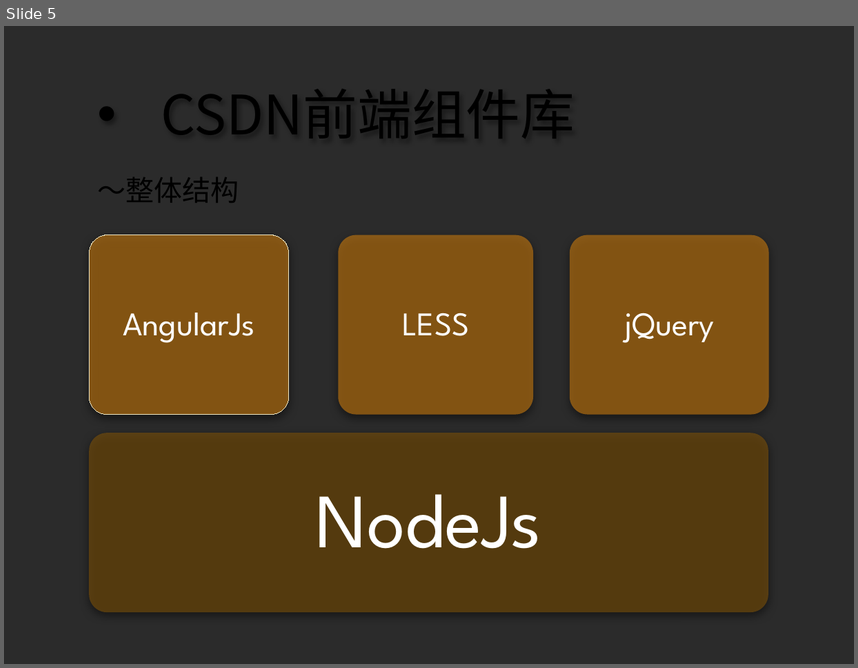
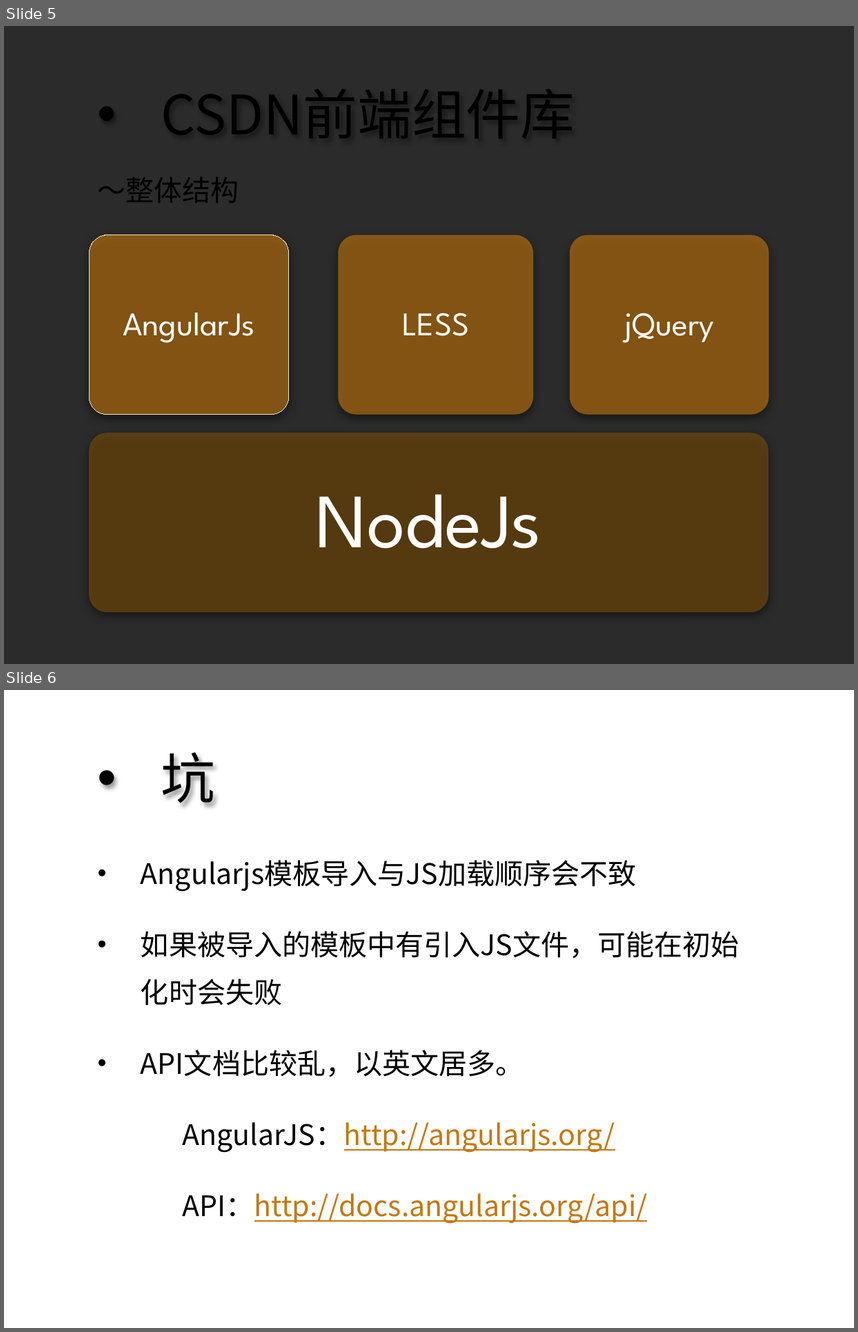
Before and after one commit to Kevin-coder80/Learn-Angularjs, a slide deck: doc/前端组件库.pptx. Shown one above the other, each under a label of ours: slide 5 before the commit, slides 5 and 6 after it. The pictures are 858x668 and 858x1332 pixels, drawn with LibreOffice and Linux fonts; fonts in the diff are those of the drawing; background and template pictures are left out; a plain dark background stands for a picture behind light text. Boxes give left, top, right and bottom in pixels: in the first picture for what was removed or moved away, otherwise in the second. Text is boxed around its words. In the diff, an @@ line names an element or a change of style, - is before the commit and + after.

```diff
--- a/doc/前端组件库.pptx
+++ b/doc/前端组件库.pptx
@@ slide 6 added at (x1=4, y1=690, x2=854, y2=1328), background picture (left out) @@
@@ title added at (x1=161, y1=752, x2=216, y2=807), 46 pt, text #000000 @@
+• 坑
@@ text added at (x1=141, y1=860, x2=740, y2=1223), 24 pt, text #000000 @@
+• Angularjs模板导入与JS加载顺序会不致
+• 如果被导入的模板中有引入JS文件，可能在初始化时会失败
+• API文档比较乱，以英文居多。
+AngularJS：http://angularjs.org/
+API：http://docs.angularjs.org/api/
```
Also in this commit, not shown: 2 slides changed, 1 other slide added, 1 other file.
